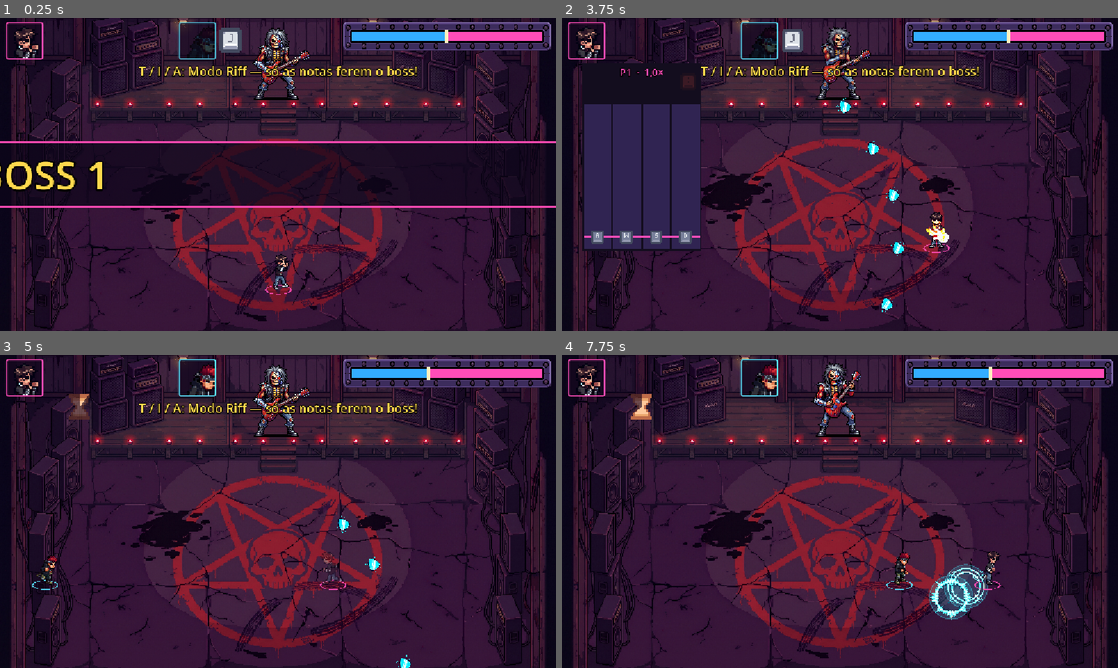
Above: before the commit, frames 1-4 (two rows, left to right).
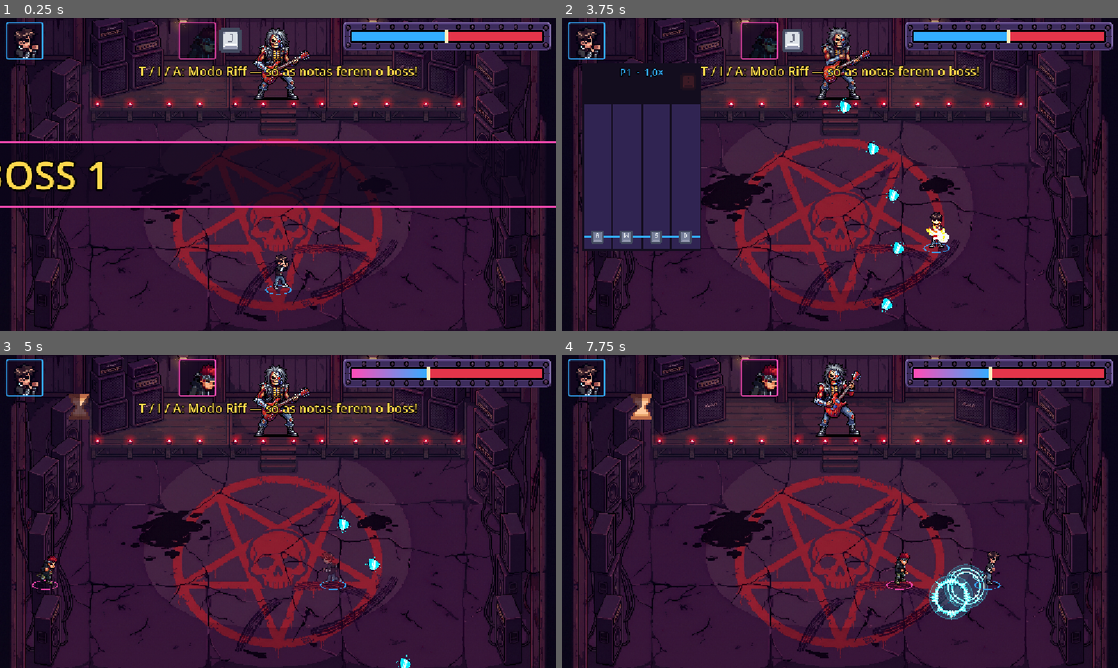
Above: after the commit, the same moments.

Repository: lucas-gif561/metalworld
Game: Godot game, scene res://fases/boss_1/boss_1.tscn
The game is run twice, just before and just after one commit, with the same random seed, the same clock (stepped at 60 frames per second) and the same inputs. This scene is started directly instead of the project's main scene. Sound files missing from this copy of the repository are replaced by a short silence.
Inputs (mouse positions are in pixels of both pictures, inside the frame that each line leads up to):
- Up to frame 1 (0.25 s): no input
- Up to frame 2 (3.75 s): tap Enter at 0.5 s; move the mouse to (962, 158) at 0.52 s; hold D (mover_direita) 0.53-1.28 s; hold F (atacar) 0.53-1.28 s; click (962, 158) at 0.67 s; move the mouse to (728, 190) at 1.27 s; hold S (mover_baixo) 1.28-2.03 s; tap G (dodge) at 1.35 s; move the mouse to (895, 105) at 2.02 s; hold D (mover_direita) 2.03-2.78 s; tap Y (interagir) at 2.1 s; move the mouse to (812, 237) at 2.77 s; hold W (mover_cima) 2.78-3.53 s; tap R (p1_reiniciar) at 2.85 s; click (812, 237) at 2.92 s; move the mouse to (1006, 221) at 3.52 s; hold A (mover_esquerda) from 3.53 s (still down); tap T (p1_riff_mode) at 3.6 s
- Up to frame 3 (5 s): keep holding A (mover_esquerda); move the mouse to (111, 464) at 4.27 s; tap J (p2_atacar) at 4.35 s
- Up to frame 4 (7.75 s): move the mouse to (867, 511) at 5.02 s; release A (mover_esquerda) at 5.03 s; hold S (mover_baixo) 5.03-5.78 s; tap one key every 0.75 s from 5.1 s: Right (p2_mover_direita) Left (p2_riff_esquerda) I (p2_riff_mode) K; click (867, 511) at 5.17 s; move the mouse to (756, 433) at 5.77 s; hold D (mover_direita) 5.78-6.53 s; move the mouse to (962, 495) at 6.52 s; hold W (mover_cima) 6.53-7.28 s; move the mouse to (728, 527) at 7.27 s; hold D (mover_direita) from 7.28 s (still down); click (728, 527) at 7.42 s

The runs differ from the first frame. In frame 1, 0.8% of the frame differs, in the area x 1-98%, y 1-89%; in frame 2, 0.9%; in frame 3, 1.3%, in the area x 1-98%, y 1-76%; in frame 4, 1.2%.

Commit message:
Cores: vida do boss em vermelho, P1 azul e P2 rosa
- Vida dos bosses em #e4354a (cabo de força e barra do boss).
- Jogo.CORES invertido: P1 azul e P2 rosa (anel, reviver, Riff e borda do
  retrato no HUD).
- Cabo de força: a vida da dupla é azul com só o P1 e um gradiente
  rosa -> azul com o P2 na partida (troca quando o P2 entra ou sai).

Co-Authored-By: Claude Opus 5.5 <noreply@anthropic.com>

Diff:
--- a/sistemas/jogo.gd
+++ b/sistemas/jogo.gd
@@ -21,9 +21,10 @@
 const CENA_INICIO = "res://ui/tela_inicial.tscn"
 const CENA_BATERISTA = "res://personagens/baterista/baterista.tscn"
 
+## P1 azul e P2 rosa (anel, reviver, Riff e a vida da dupla no cabo de força)
 const CORES = {
-	1: Color(1.0, 0.3, 0.72),
-	2: Color(0.35, 0.9, 1.0),
+	1: Color(0.2, 0.68, 1.0),
+	2: Color(1.0, 0.3, 0.72),
 }
 
 var p2_ativo := false
--- a/ui/barra_vida_boss.tscn
+++ b/ui/barra_vida_boss.tscn
@@ -6,7 +6,7 @@
 bg_color = Color(0.12, 0.05, 0.16, 1)
 
 [sub_resource type="StyleBoxFlat" id="StyleBoxFlat_vida"]
-bg_color = Color(1, 0.3, 0.72, 1)
+bg_color = Color(0.894, 0.208, 0.29, 1)
 
 [node name="BarraVidaBoss" type="ProgressBar"]
 anchors_preset = 1
--- a/ui/cabo_de_forca.gd
+++ b/ui/cabo_de_forca.gd
@@ -1,6 +1,13 @@
 extends Control
-## Cabo de força: uma barra só, a dupla (azul) de um lado e o boss (rosa) do
+## Cabo de força: uma barra só, a dupla de um lado e o boss (vermelho) do
 ## outro. Visual na cena: barra dentro da moldura dos botões do menu.
+## O lado da dupla é azul com só o P1 e, com o P2 na partida, um gradiente
+## do rosa (P2) ao azul (P1), com o azul encostando no vermelho do boss.
+
+## Preenchimento com só o P1 jogando
+@export var estilo_solo: StyleBox
+## Preenchimento com o P1 e o P2 (gradiente rosa -> azul)
+@export var estilo_dupla: StyleBox
 
 @onready var barra = $Barra
 @onready var marcador = $Marcador
@@ -10,12 +17,31 @@
 var tween_barra: Tween
 
 
+func _ready() -> void:
+	# Fica em código porque o P2 pode entrar ou sair no meio da luta
+	Jogo.jogador_entrou.connect(_ao_mudar_jogadores)
+	Jogo.jogador_saiu.connect(_ao_mudar_jogadores)
+	_atualizar_estilo()
+
+
+func _ao_mudar_jogadores(_jogador_ou_id) -> void:
+	_atualizar_estilo.call_deferred()
+
+
 func conectar(novo_jogador, novo_boss) -> void:
 	jogador = novo_jogador
 	boss = novo_boss
 	jogador.vida_alterada.connect(_ao_mudar_vida_jogador)
 	boss.vida_atualizada.connect(_ao_mudar_vida_boss)
 	barra.value = _lado_dylan()
+	_atualizar_estilo()
+
+
+func _atualizar_estilo() -> void:
+	var em_dupla = Jogo.jogador_por_id(2) != null
+	var estilo = estilo_dupla if em_dupla else estilo_solo
+	if estilo:
+		barra.add_theme_stylebox_override("fill", estilo)
 
 
 func _process(_delta: float) -> void:
--- a/ui/cabo_de_forca.tscn
+++ b/ui/cabo_de_forca.tscn
@@ -4,10 +4,19 @@
 [ext_resource type="Texture2D" path="res://ui/sprites/botao_menu.png" id="2_moldura"]
 
 [sub_resource type="StyleBoxFlat" id="StyleBoxFlat_boss"]
-bg_color = Color(1, 0.3, 0.72, 1)
+bg_color = Color(0.894, 0.208, 0.29, 1)
 
 [sub_resource type="StyleBoxFlat" id="StyleBoxFlat_dylan"]
 bg_color = Color(0.2, 0.68, 1, 1)
+
+[sub_resource type="Gradient" id="Gradient_dupla"]
+colors = PackedColorArray(1, 0.3, 0.72, 1, 0.2, 0.68, 1, 1)
+
+[sub_resource type="GradientTexture1D" id="GradientTexture1D_dupla"]
+gradient = SubResource("Gradient_dupla")
+
+[sub_resource type="StyleBoxTexture" id="StyleBoxTexture_dupla"]
+texture = SubResource("GradientTexture1D_dupla")
 
 [node name="CaboDeForca" type="Control"]
 layout_mode = 3
@@ -21,6 +30,8 @@
 grow_horizontal = 0
 mouse_filter = 2
 script = ExtResource("1_cabo")
+estilo_solo = SubResource("StyleBoxFlat_dylan")
+estilo_dupla = SubResource("StyleBoxTexture_dupla")
 
 [node name="Barra" type="ProgressBar" parent="."]
 layout_mode = 1
--- a/ui/hud.tscn
+++ b/ui/hud.tscn
@@ -51,7 +51,7 @@
 border_width_top = 3
 border_width_right = 3
 border_width_bottom = 3
-border_color = Color(1, 0.3, 0.72, 1)
+border_color = Color(0.2, 0.68, 1, 1)
 corner_radius_top_left = 4
 corner_radius_top_right = 4
 corner_radius_bottom_right = 4
@@ -63,7 +63,7 @@
 border_width_top = 3
 border_width_right = 3
 border_width_bottom = 3
-border_color = Color(0.35, 0.9, 1, 1)
+border_color = Color(1, 0.3, 0.72, 1)
 corner_radius_top_left = 4
 corner_radius_top_right = 4
 corner_radius_bottom_right = 4
